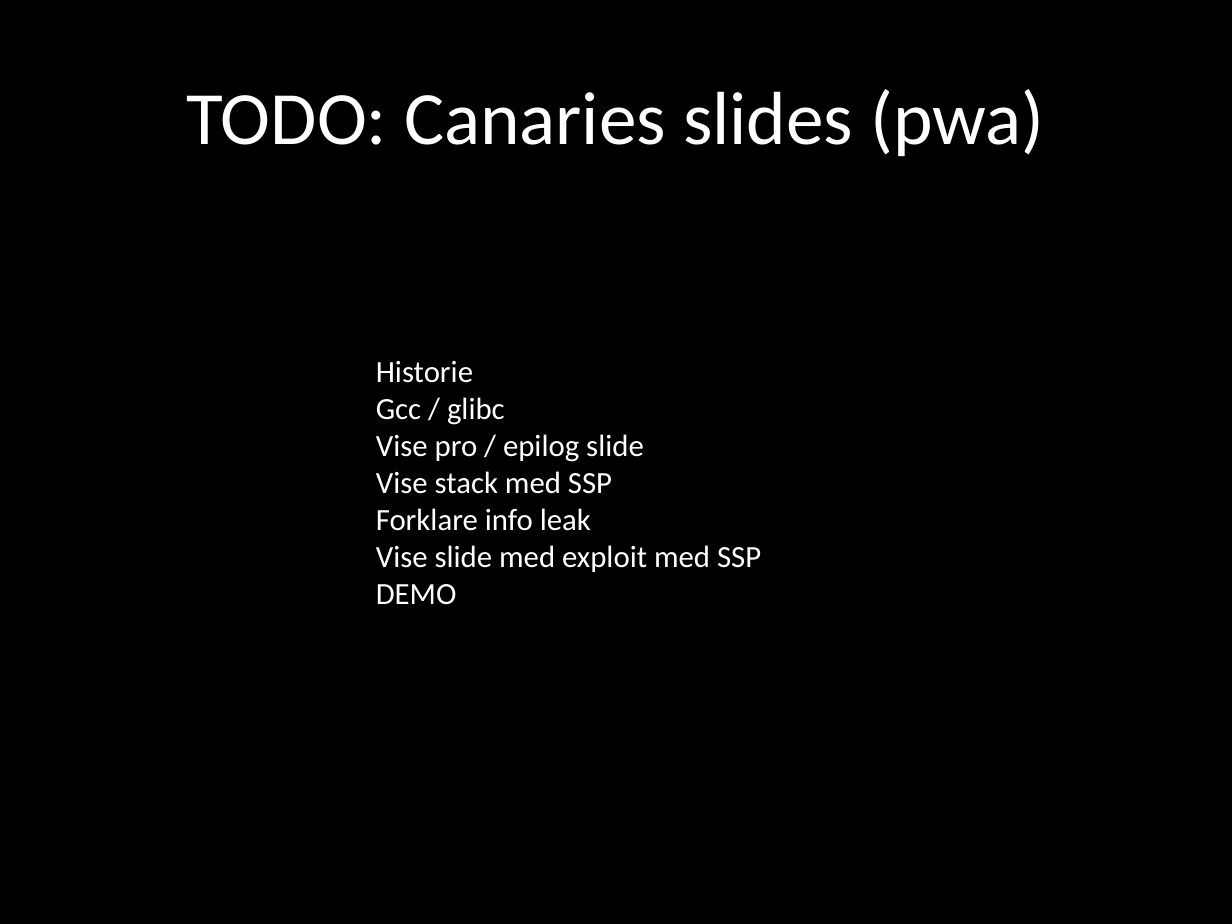
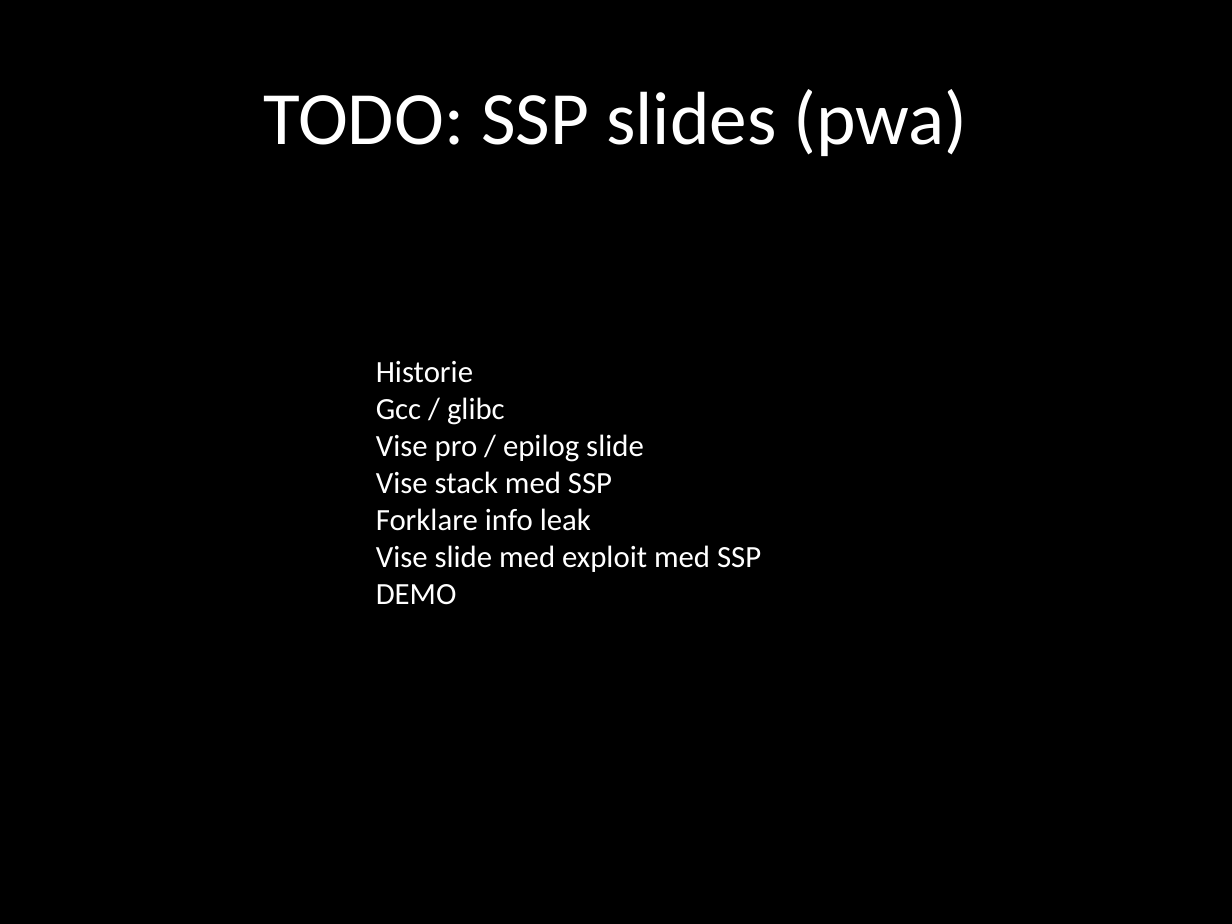
Before and after one commit to wuurrd/techzonepresentation, a slide deck: slide 13 of presentation.pptx. Drawn at 1232x924 pixels with LibreOffice and Linux fonts; fonts in the diff are those of the drawing. Boxes give left, top, right and bottom in pixels: in the first picture for what was removed or moved away, otherwise in the second. Text is boxed around its words. In the diff, an @@ line names an element or a change of style, - is before the commit and + after.

```diff
--- a/presentation.pptx
+++ b/presentation.pptx
@@ title at <box>264,89,967,156</box>: text changed @@
-TODO: Canaries slides (pwa)
+TODO: SSP slides (pwa)
```
Also in this commit, not shown: 8 other slides changed.
